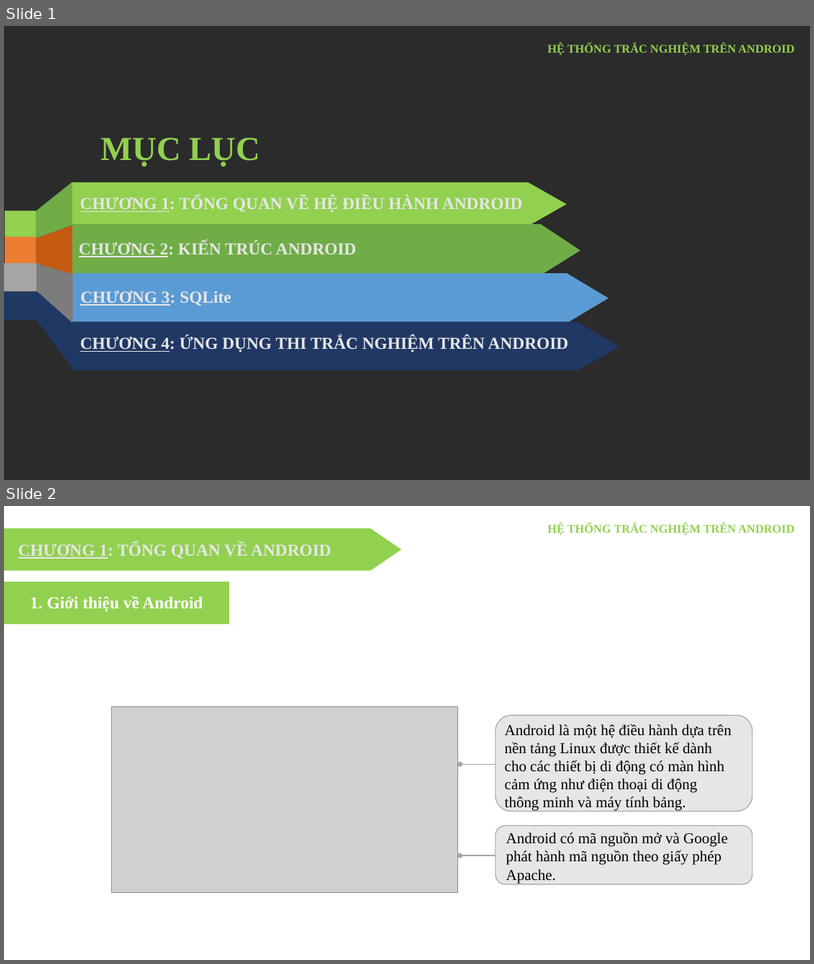
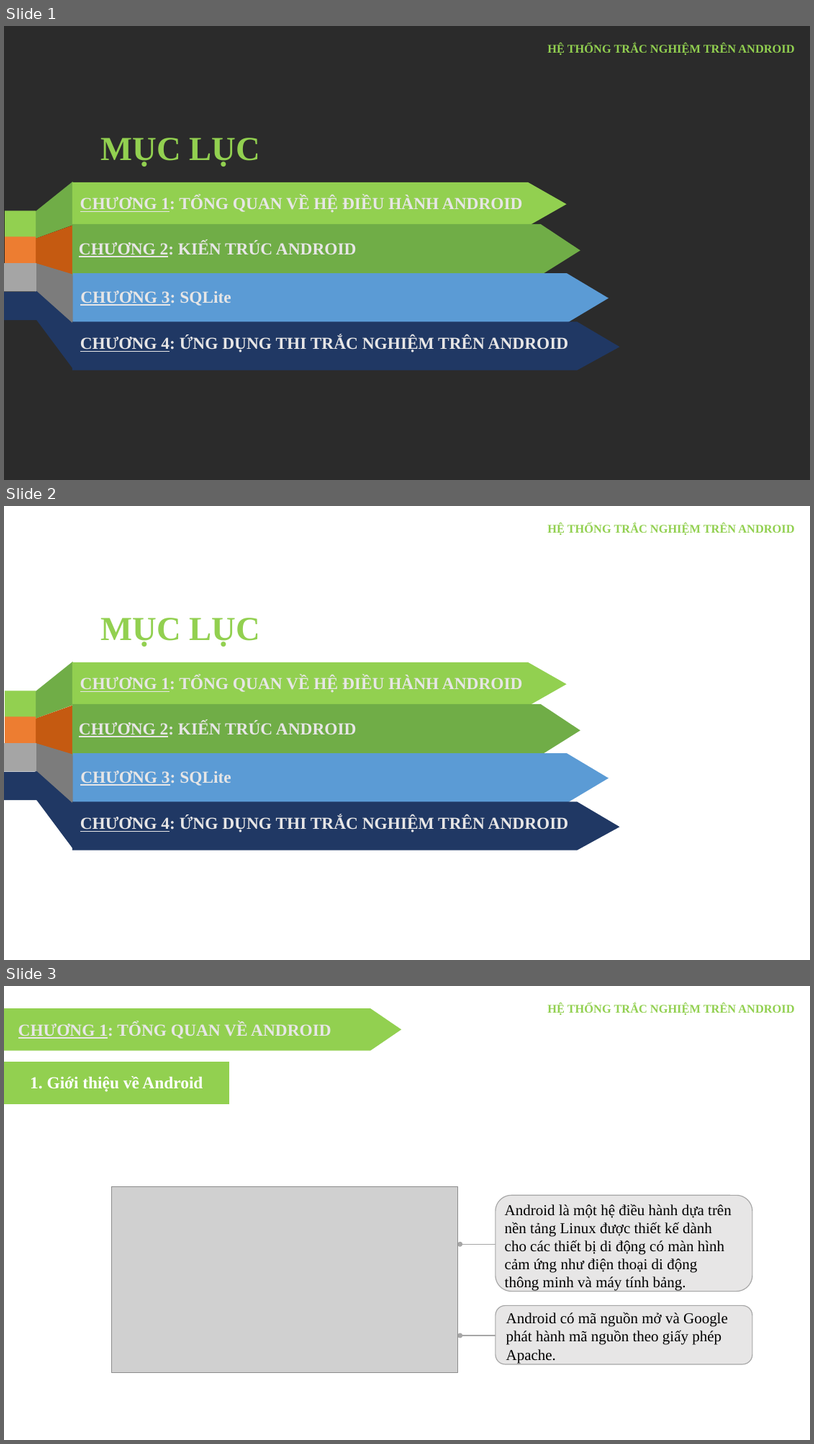
Before and after one commit to khanhcdt17/DoAnCoSo, a slide deck: WP.pptx. Shown one above the other, each under a label of ours: slides 1 and 2 before the commit, slides 1, 2 and 3 after it. The pictures are 814x964 and 814x1444 pixels, drawn with LibreOffice and Linux fonts; fonts in the diff are those of the drawing; grey boxes stand for pictures; background and template pictures are left out; a plain dark background stands for a picture behind light text. Boxes give left, top, right and bottom in pixels: in the first picture for what was removed or moved away, otherwise in the second. Text is boxed around its words. In the diff, an @@ line names an element or a change of style, - is before the commit and + after.

```diff
--- a/WP.pptx
+++ b/WP.pptx
@@ slide 2 added at [4, 506, 810, 960], background #FFFFFF @@
@@ text added at [548, 523, 795, 535], 14 pt, text #92D050, bold @@
+HỆ THỐNG TRẮC NGHIỆM TRÊN ANDROID
@@ text added at [101, 618, 260, 646], 40 pt, text #92D050, bold @@
+MỤC LỤC
@@ freeform shape added at [34, 662, 73, 719], fill #70AD47 @@
@@ freeform shape added at [72, 662, 567, 705], fill #92D050 @@
@@ text added at [80, 676, 523, 692], 20 pt, text #E7E6E6, bold @@
+CHƯƠNG 1: TỔNG QUAN VỀ HỆ ĐIỀU HÀNH ANDROID
@@ rectangle added at [5, 690, 36, 719], fill #92D050 @@
@@ rectangle added at [5, 716, 36, 744], fill #ED7D31 @@
@@ freeform shape added at [34, 705, 73, 756], fill #C55A11 @@
@@ freeform shape added at [72, 704, 581, 754], fill #70AD47 @@
@@ text added at [79, 721, 357, 737], 20 pt, text #E7E6E6, bold @@
+CHƯƠNG 2: KIẾN TRÚC ANDROID
@@ rectangle added at [4, 743, 36, 772], fill #A5A5A5 @@
@@ freeform shape added at [35, 743, 74, 804], fill #7C7C7C @@
@@ freeform shape added at [73, 753, 609, 803], fill #5B9BD5 @@
@@ rectangle added at [4, 772, 37, 800], fill #203864 @@
@@ freeform shape added at [36, 770, 73, 848], fill #203864 @@
@@ text added at [80, 770, 231, 785], 20 pt, text #E7E6E6, bold, underline @@
+CHƯƠNG 3: SQLite
@@ freeform shape added at [72, 801, 620, 849], fill #203864 @@
@@ text added at [80, 816, 569, 832], 20 pt, text #E7E6E6, bold @@
+CHƯƠNG 4: ỨNG DỤNG THI TRẮC NGHIỆM TRÊN ANDROID
@@ what was slide 2 is now slide 3 @@
```
Also in this commit, not shown: 2 slides changed, 1 other slide added, 31 other files.
